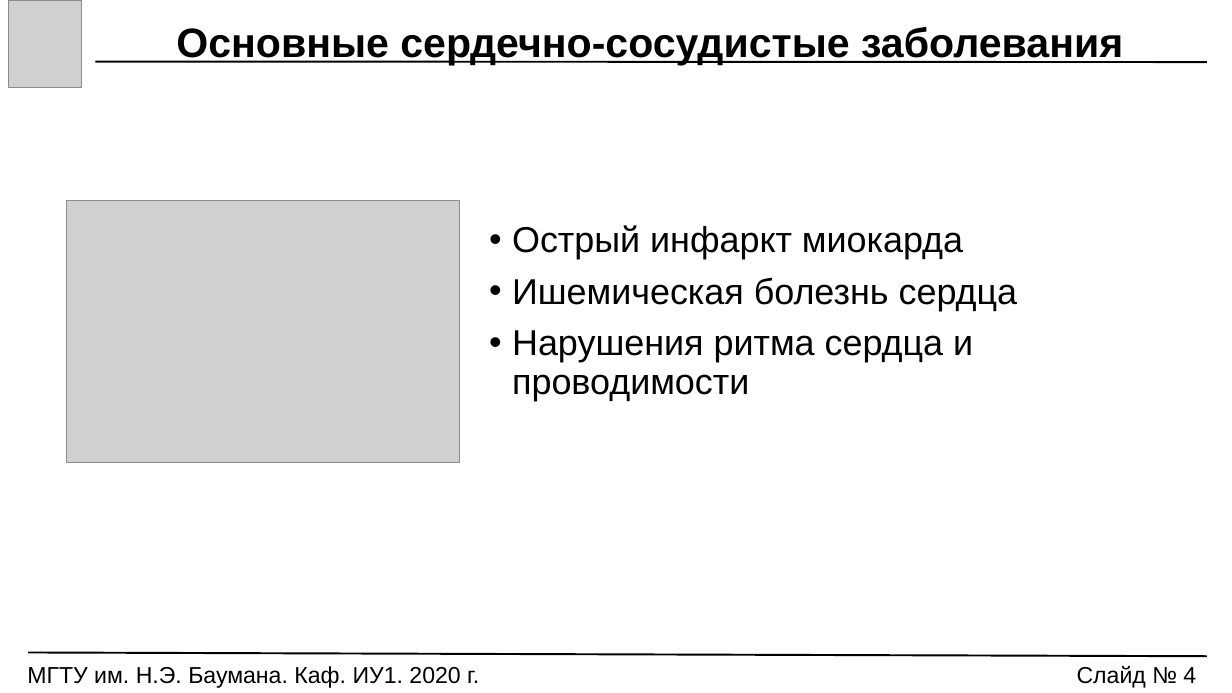
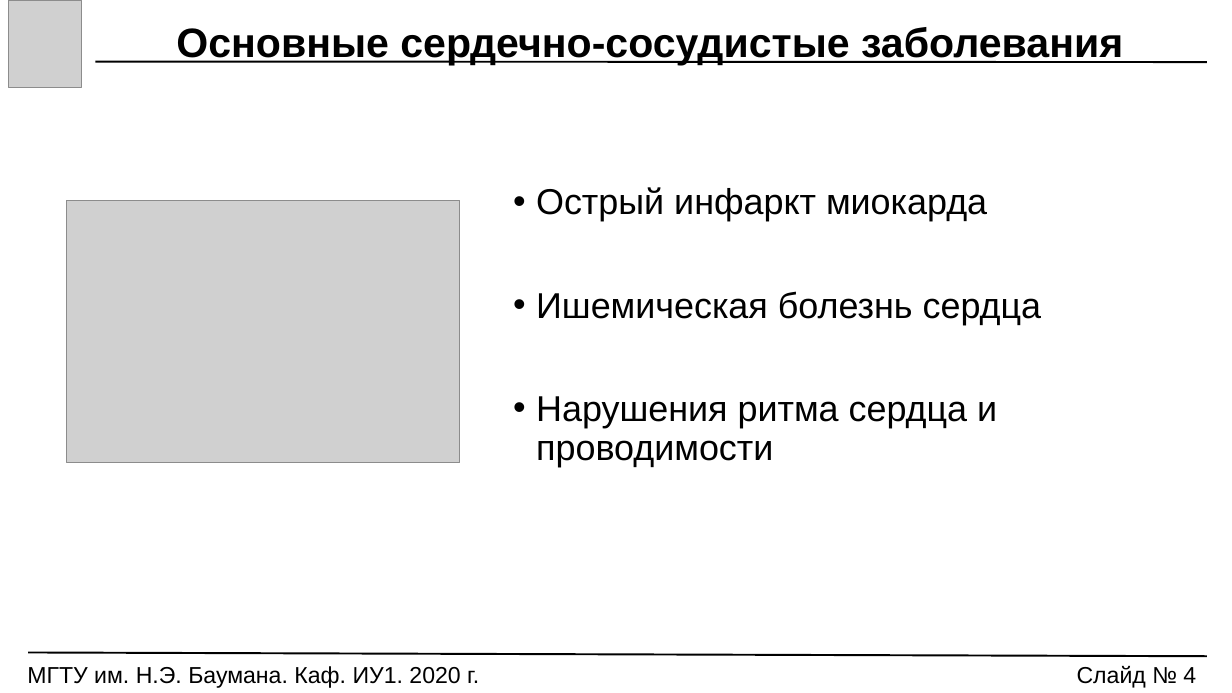
Before and after one commit to Markus85666/Graduation-Qualification-Work, a slide deck: slide 4 of РЕЧЬ_ПРЕЗЕНТАЦИЯ/VKR_Prezentatsia.pptx. Drawn at 1232x693 pixels with LibreOffice and Linux fonts; fonts in the diff are those of the drawing; grey boxes stand for pictures. Boxes give left, top, right and bottom in pixels: in the first picture for what was removed or moved away, otherwise in the second. Text is boxed around its words. In the diff, an @@ line names an element or a change of style, - is before the commit and + after.

```diff
--- a/РЕЧЬ_ПРЕЗЕНТАЦИЯ/VKR_Prezentatsia.pptx
+++ b/РЕЧЬ_ПРЕЗЕНТАЦИЯ/VKR_Prezentatsia.pptx
@@ text "Острый инфаркт миокарда" rewrapped from (512, 225, 1018, 401) to (536, 187, 1042, 467) @@
```
Also in this commit, not shown: 7 other slides changed, 1 slide added, 1 slide removed, 8 other files.
